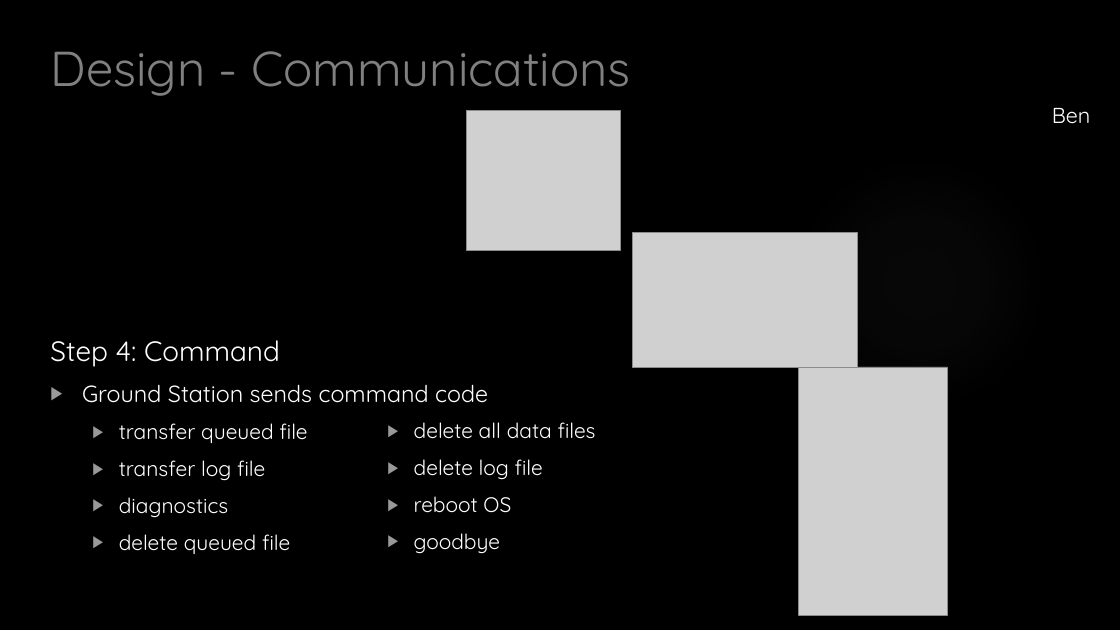
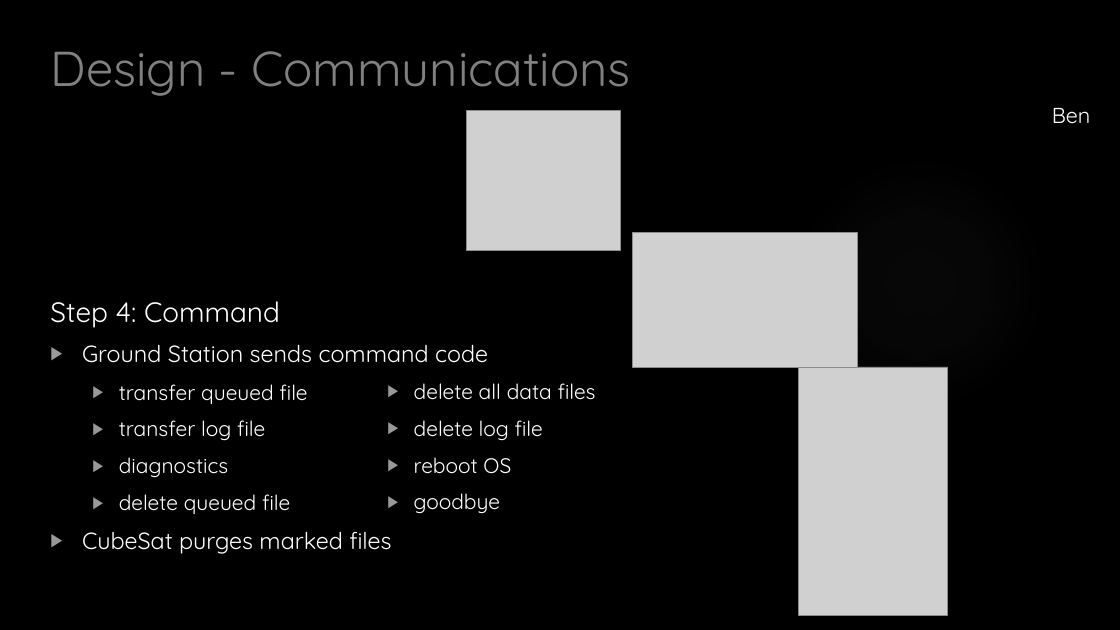
Before and after one commit to HASP-UMN/CubeSat, a slide deck: slide 23 of Presentations/CDR_Presentation.pptx. Drawn at 1120x630 pixels with LibreOffice and Linux fonts; fonts in the diff are those of the drawing; grey boxes stand for pictures; background and template pictures are left out. Boxes give left, top, right and bottom in pixels: in the first picture for what was removed or moved away, otherwise in the second. Text is boxed around its words. In the diff, an @@ line names an element or a change of style, - is before the commit and + after.

```diff
--- a/Presentations/CDR_Presentation.pptx
+++ b/Presentations/CDR_Presentation.pptx
@@ text "delete all data files": place and size @@
-text "delete all data files" at box(414, 422, 596, 554)
+text "delete all data files" at box(414, 383, 596, 514)
@@ text at box(82, 531, 391, 554): paragraph added @@
+▶ CubeSat purges marked files
```
Also in this commit, not shown: 3 other slides changed, 1 slide added.
